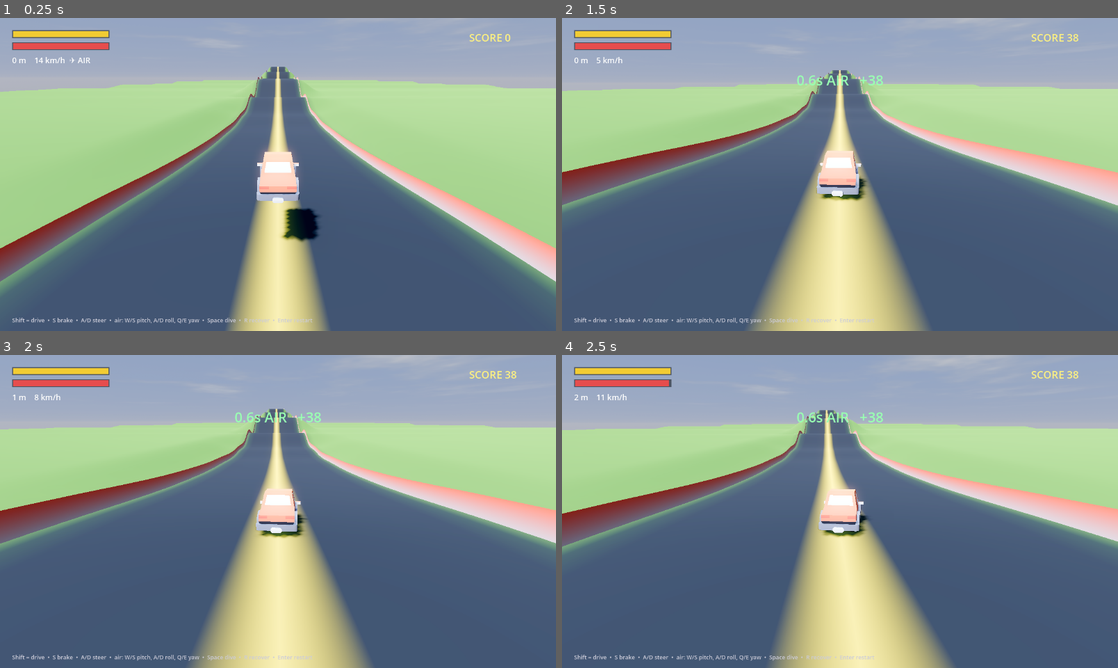
Above: before the commit, frames 1-4 (two rows, left to right).
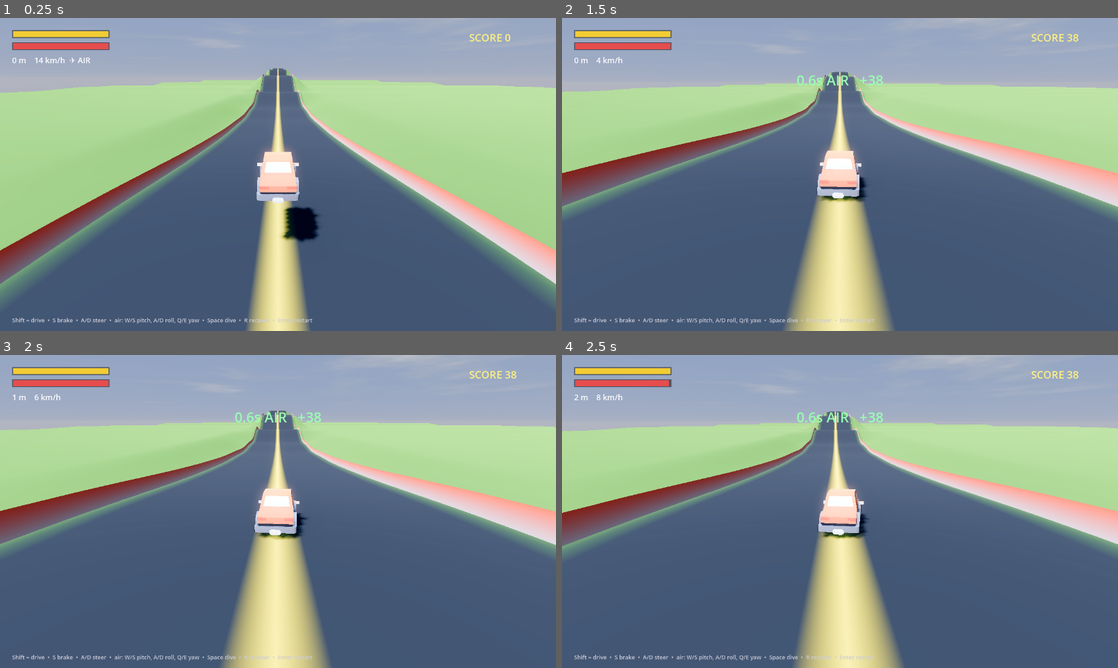
Above: after the commit, the same moments.

Repository: MilkManManiac/HillClimbRacer
Game: Godot game, scene res://scenes/HillClimb.tscn
Two runs of this game, one before a commit and one after it. Both use one fixed random seed, a clock stepped at 60 frames per second and the inputs below.
Inputs (mouse positions are in pixels of both pictures, inside the frame that each line leads up to):
- Up to frame 1 (0.25 s): no input
- Up to frame 2 (1.5 s): tap Enter at 0.5 s; move the mouse to (962, 158) at 0.52 s; hold D (turn_right) 0.53-1.25 s; tap E (speak) at 0.6 s; click (962, 158) at 0.67 s; tap Space at 0.77 s; drag from (728, 190) to (812, 237) at 1.27 s
- Up to frame 3 (2 s): no input
- Up to frame 4 (2.5 s): move the mouse to (895, 442) at 2.02 s; hold D (turn_right) from 2.03 s (still down); hold R from 2.03 s (still down)

The runs differ from the first frame. In frame 1, 5.3% of the frame differs, in the area x 0-100%, y 15-100%; in frame 2, 9.4%; in frame 3, 9.5%; in frame 4, 11%, in the area x 0-100%, y 12-100%.

Commit message:
HC: carry momentum + hyper-smooth terrain (fast arcade feel)
- Higher terrain resolution + broader/smoother hills so the collision has no sharp
  facets that scrub speed
- Cut coast drag and linear damp so momentum carries; more engine/top speed
- Soft top-speed cap (~190km/h) so downhills don't run away to absurd speeds

Co-Authored-By: Claude Opus 4.8 (1M context) <noreply@anthropic.com>

Diff:
--- a/scripts/hc/HCCar.gd
+++ b/scripts/hc/HCCar.gd
@@ -11,8 +11,8 @@
 const CAR_GLB := "res://assets/car/kenney_sedan_cc0.glb"
 
 # --- tunables ---
-@export var engine_force: float = 16500.0
-@export var max_speed: float = 112.0
+@export var engine_force: float = 19000.0
+@export var max_speed: float = 125.0
 @export var brake_force: float = 5500.0
 @export var grip: float = 8.5
 @export var slide_factor: float = 0.7      # how much grip you lose turning hard at speed (slides)
@@ -54,7 +54,7 @@
 	continuous_cd = true
 	gravity_scale = 0.0          # we apply gravity manually; avoid double gravity
 	angular_damp = 0.2
-	linear_damp = 0.05
+	linear_damp = 0.01           # very low so momentum carries (fast arcade feel)
 	center_of_mass_mode = RigidBody3D.CENTER_OF_MASS_MODE_CUSTOM
 	center_of_mass = Vector3(0, -0.4, 0)
 	fuel = max_fuel
@@ -115,7 +115,7 @@
 			else:
 				apply_central_force(fwd * -braking * engine_force * 0.4)
 		else:
-			apply_central_force(-fwd * fwd_speed * 0.5 * mass * 0.02)
+			apply_central_force(-fwd * fwd_speed * 0.04 * mass * 0.02)   # tiny coast drag, keeps momentum
 		fuel -= delta * 0.2   # idle burn
 		# smoothed steering (slower response than raw input)
 		_steer = lerpf(_steer, steer_in, 1.0 - exp(-steer_rate * delta))
@@ -144,6 +144,11 @@
 		if rot_input < 0.15:
 			angular_velocity = angular_velocity.lerp(Vector3.ZERO, 1.0 - exp(-10.0 * delta))
 
+	# soft top-speed cap so downhills don't run away to absurd speeds
+	var soft_cap := 53.0   # m/s (~190 km/h)
+	if speed > soft_cap:
+		apply_central_force(-vel.normalized() * (speed - soft_cap) * mass * 2.5)
+
 	# --- recover (R): ease upright + small lift ----------------------------
 	if Input.is_key_pressed(KEY_R):
 		var axis := up.cross(Vector3.UP)
--- a/scripts/hc/HCTerrain.gd
+++ b/scripts/hc/HCTerrain.gd
@@ -6,7 +6,7 @@
 ## and you crash. Chunks stream in ahead and free behind; solid HeightMapShape3D collision.
 
 const CHUNK := 64.0
-const RES := 30           # grid cells per chunk side (higher = smoother)
+const RES := 48           # grid cells per chunk side (higher = smoother, no facet snags)
 const LAT := 3
 const AHEAD := 11
 const BEHIND := 3
@@ -29,7 +29,7 @@
 	_noise.seed = 1234
 	_noise.noise_type = FastNoiseLite.TYPE_SIMPLEX_SMOOTH
 	_noise.fractal_type = FastNoiseLite.FRACTAL_FBM
-	_noise.frequency = 0.011
+	_noise.frequency = 0.008
 	_noise.fractal_octaves = 2
 
 func set_target(t: Node3D) -> void:
--- a/tests/HCDrive.gd
+++ b/tests/HCDrive.gd
@@ -1,6 +1,9 @@
 extends Node
 var _f := 0
 var _car: RigidBody3D
+var _maxs := 0.0
+var _sum := 0.0
+var _n := 0
 func _ready() -> void:
 	var s: Node = load("res://scenes/HillClimb.tscn").instantiate()
 	add_child(s)
@@ -10,8 +13,12 @@
 func _physics_process(_d: float) -> void:
 	_f += 1
 	if _car == null: return
-	if _f > 60: Input.action_press("accelerate")
-	if _f == 1100:
-		print("[hc] dist=%.0f score=%.0f health=%.0f trick='%s'" % [
-			_car.get("distance"), _car.get("score"), _car.get("health"), _car.get("trick_text")])
+	if _f > 60:
+		Input.action_press("accelerate")
+		if not _car.get("dead"):
+			var s: float = _car.call("get_speed_kmh")
+			_maxs = maxf(_maxs, s); _sum += s; _n += 1
+	if _f == 1200:
+		print("[hc] dist=%.0f topspeed=%.0f avgspeed=%.0f score=%.0f" % [
+			_car.get("distance"), _maxs, _sum/maxf(_n,1), _car.get("score")])
 		get_tree().quit()
